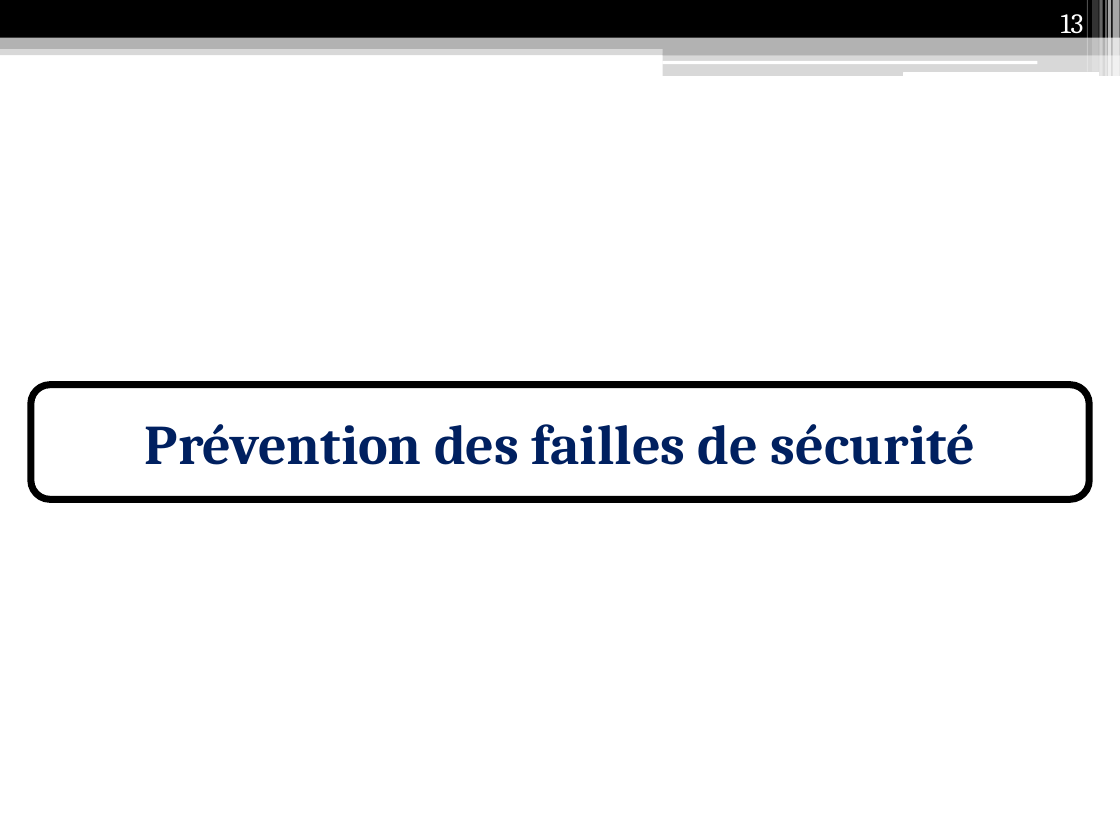
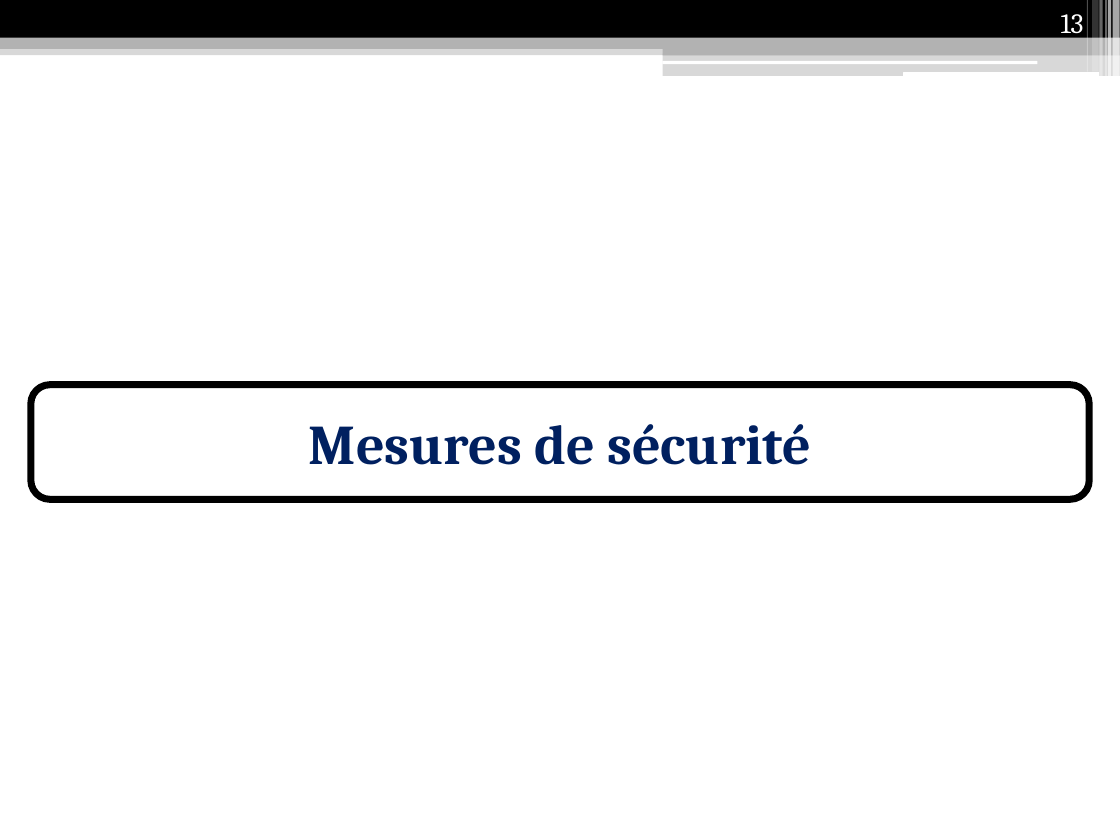
Before and after one commit to Anicky/Strangers-Phonegap, a slide deck: slide 13 of présentation/Présentation IF26.pptx. Drawn at 1120x840 pixels with LibreOffice and Linux fonts; fonts in the diff are those of the drawing. Boxes give left, top, right and bottom in pixels: in the first picture for what was removed or moved away, otherwise in the second. Text is boxed around its words. In the diff, an @@ line names an element or a change of style, - is before the commit and + after.

```diff
--- a/présentation/Présentation IF26.pptx
+++ b/présentation/Présentation IF26.pptx
@@ text in rounded rectangle at bbox=[309, 424, 811, 465]: text changed @@
-Prévention des failles de sécurité
+Mesures de sécurité
```
Also in this commit, not shown: 5 other slides changed, 5 slides added, 5 slides removed, 5 other files.
